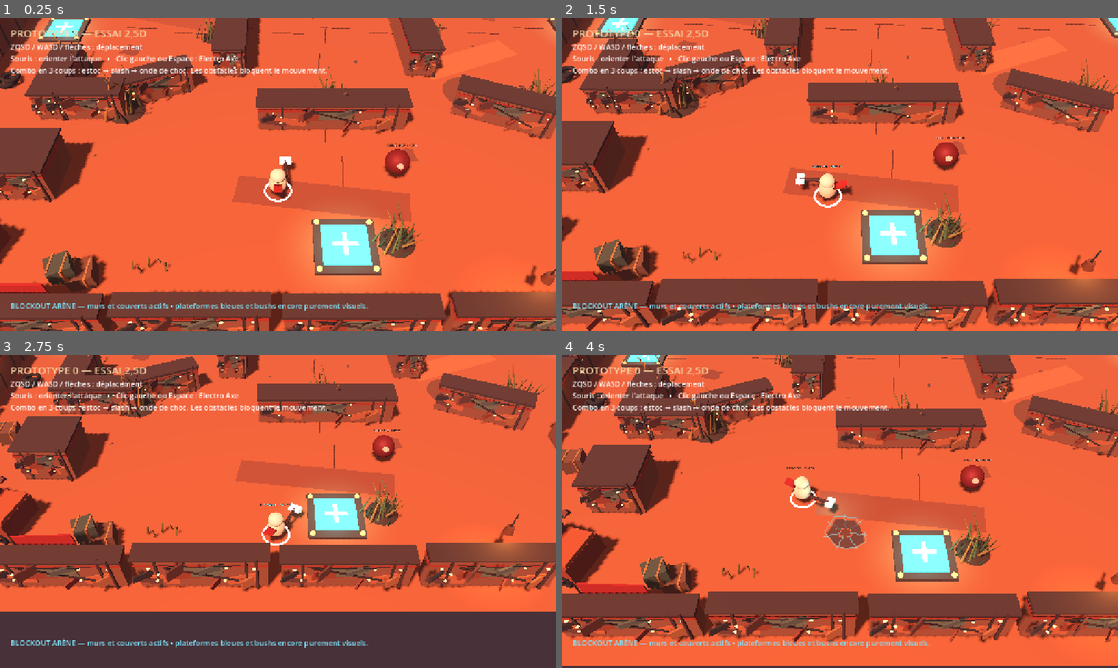
Above: before the commit, frames 1-4 (two rows, left to right).
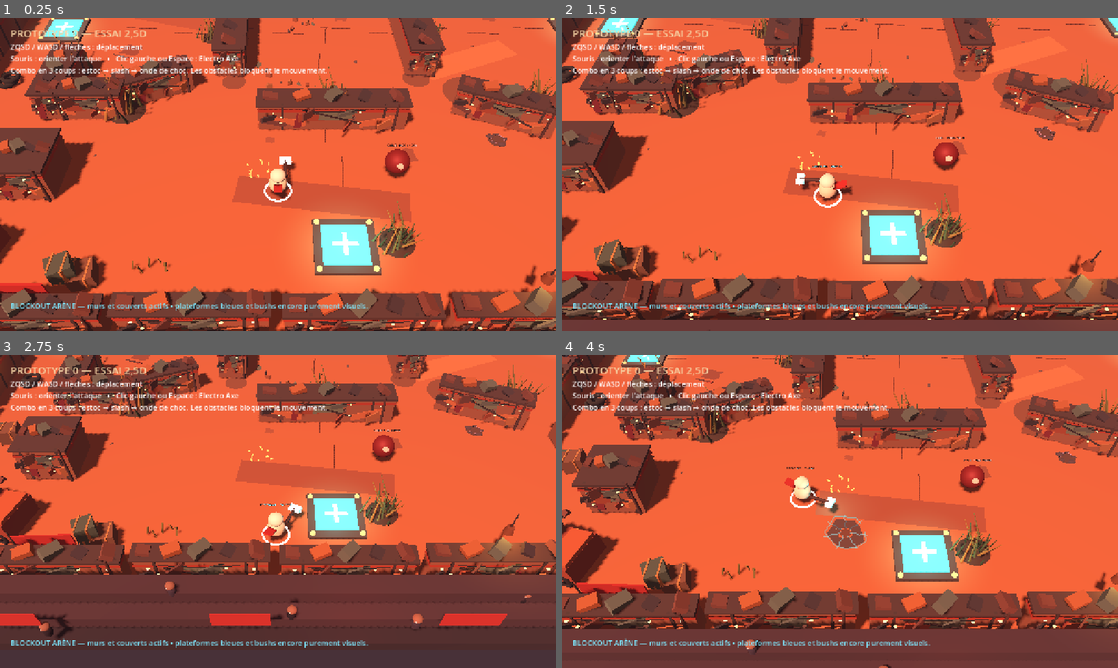
Above: after the commit, the same moments.

Repository: aKoMoses/PROTOTYPE-V0.1
Game: Godot game, scene res://scenes/main.tscn
The game is run twice, just before and just after one commit, with the same random seed, the same clock (stepped at 60 frames per second) and the same inputs.
Inputs (mouse positions are in pixels of both pictures, inside the frame that each line leads up to):
- Up to frame 1 (0.25 s): no input
- Up to frame 2 (1.5 s): move the mouse to (962, 158) at 0.52 s; hold D 0.53-1.28 s; hold Q 0.53-1.28 s; click (962, 158) at 0.67 s; tap Space at 0.77 s; move the mouse to (728, 190) at 1.27 s; hold S from 1.28 s (still down); tap Z at 1.35 s
- Up to frame 3 (2.75 s): tap Space at 1.52 s; move the mouse to (333, 442) at 2.02 s; release S at 2.03 s; hold D from 2.03 s (still down); hold Q from 2.03 s (still down)
- Up to frame 4 (4 s): move the mouse to (812, 574) at 2.77 s; release D at 2.78 s; release Q at 2.78 s; hold W 2.78-3.53 s; tap Z at 2.85 s; click (812, 574) at 2.92 s; tap Space at 3.02, 3.77 s; move the mouse to (1006, 558) at 3.52 s; hold A from 3.53 s (still down); hold Q from 3.53 s (still down)

The runs differ from the first frame. In frame 1, 5.9% of the frame differs, in the area x 0-100%, y 0-100%; in frame 2, 10%; in frame 3, 20%, in the area x 0-100%, y 0-91%; in frame 4, 18%.

Commit message:
Bring life and history to arena environment

Diff:
--- a/scripts/main.gd
+++ b/scripts/main.gd
@@ -149,6 +149,9 @@
 	_create_arena_skull("SkullNorthEast", Vector3(22.8, 0.0, -14.0), 0.72)
 	_create_arena_skull("SkullSouthWest", Vector3(-22.8, 0.0, 14.0), 0.72)
 	_create_arena_skull("SkullSouthEast", Vector3(22.8, 0.0, 14.0), 0.85)
+	_create_fight_story_marks()
+	_create_spectator_stands()
+	_create_arena_scoreboard()
 
 
 func _create_wrecked_vehicle(node_name: String, vehicle_position: Vector3, rotation_y: float, with_crates: bool) -> void:
@@ -382,6 +385,299 @@
 	add_child(root)
 
 
+func _create_fight_story_marks() -> void:
+	# Scars are deliberately placed away from the player spawn so they read as
+	# evidence of earlier matches instead of active gameplay indicators.
+	_create_blood_stain(Vector3(-7.8, 0.0, 3.8), 0.65, 0.23)
+	_create_blood_stain(Vector3(8.8, 0.0, -1.6), 0.55, 0.20)
+	_create_blood_stain(Vector3(1.8, 0.0, -2.0), 0.85, 0.24)
+	_create_blood_stain(Vector3(-4.0, 0.0, 12.8), 0.48, 0.22)
+	_create_scorch_mark(Vector3(-6.7, 0.0, 6.8), 0.72)
+	_create_scorch_mark(Vector3(6.6, 0.0, 6.4), 0.82)
+	_create_crater_story(Vector3(-10.0, 0.0, -11.8), 0.72)
+	_create_crater_story(Vector3(10.5, 0.0, 12.8), 0.56)
+	_create_shell_casings(Vector3(-4.6, 0.0, 15.5), 11)
+	_create_shell_casings(Vector3(4.8, 0.0, -14.5), 8)
+	_create_bullet_scar(Vector3(-21.9, 1.15, -4.0), 90.0)
+	_create_bullet_scar(Vector3(21.9, 1.0, 4.5), -90.0)
+	_create_broken_weapon(Vector3(-15.6, 0.0, 3.6), -22.0)
+	_create_broken_weapon(Vector3(15.5, 0.0, -4.0), 148.0)
+	_create_debris_field(Vector3(-3.8, 0.0, 7.0), 10, 2.2)
+	_create_debris_field(Vector3(4.4, 0.0, -6.5), 9, 1.9)
+	_create_debris_field(Vector3(-1.8, 0.0, -1.0), 7, 1.5)
+	_create_wall_graffiti(Vector3(-8.0, 1.15, -25.62), 0.0, Color("#d2b27d"))
+	_create_wall_graffiti(Vector3(8.5, 1.0, 25.62), 180.0, Color("#762e32"))
+	_create_wall_graffiti(Vector3(-25.62, 1.1, 7.0), 90.0, Color("#c5a06f"))
+	_create_wall_graffiti(Vector3(25.62, 1.1, -7.0), -90.0, Color("#762e32"))
+
+
+func _create_crater_story(crater_position: Vector3, radius: float) -> void:
+	var root := Node3D.new()
+	root.name = "OldFightCrater"
+	root.position = crater_position
+	var crater := MeshInstance3D.new()
+	var crater_mesh := CylinderMesh.new()
+	crater_mesh.top_radius = radius * 0.65
+	crater_mesh.bottom_radius = radius
+	crater_mesh.height = 0.08
+	crater.mesh = crater_mesh
+	crater.position.y = 0.05
+	crater.material_override = _create_transparent_material(Color("#30272a"), 0.58)
+	root.add_child(crater)
+	var ring := MeshInstance3D.new()
+	var ring_mesh := TorusMesh.new()
+	ring_mesh.inner_radius = radius * 0.72
+	ring_mesh.outer_radius = radius * 0.78
+	ring_mesh.rings = 10
+	ring_mesh.ring_segments = 18
+	ring.mesh = ring_mesh
+	ring.position.y = 0.11
+	ring.material_override = _material(Color("#713f39"), 0.94, Color("#2b2227"))
+	root.add_child(ring)
+	for index in range(5):
+		var rock := MeshInstance3D.new()
+		var rock_mesh := SphereMesh.new()
+		rock_mesh.radius = 0.13 + float(index % 2) * 0.08
+		rock_mesh.height = 0.22 + float(index % 2) * 0.12
+		rock.mesh = rock_mesh
+		var angle := TAU * float(index) / 5.0
+		rock.position = Vector3(cos(angle), 0.16, sin(angle)) * radius * 0.85
+		rock.scale = Vector3(1.2, 0.65, 0.9)
+		rock.material_override = _material(Color("#554645"), 0.96)
+		root.add_child(rock)
+	add_child(root)
+
+
+func _create_shell_casings(origin: Vector3, count: int) -> void:
+	var root := Node3D.new()
+	root.name = "SpentCasings"
+	root.position = origin
+	for index in range(count):
+		var casing := MeshInstance3D.new()
+		var casing_mesh := CylinderMesh.new()
+		casing_mesh.top_radius = 0.035
+		casing_mesh.bottom_radius = 0.055
+		casing_mesh.height = 0.18
+		casing.mesh = casing_mesh
+		var angle := float(index) * 2.37
+		casing.position = Vector3(cos(angle) * (0.5 + float(index % 4) * 0.22), 0.08, sin(angle) * (0.4 + float(index % 3) * 0.24))
+		casing.rotation_degrees = Vector3(70.0 + float(index % 3) * 15.0, float(index) * 37.0, 12.0)
+		casing.material_override = _material(Color("#d28a36"), 0.56, Color("#7a321f"))
+		root.add_child(casing)
+	add_child(root)
+
+
+func _create_bullet_scar(scar_position: Vector3, rotation_y: float) -> void:
+	var root := Node3D.new()
+	root.name = "BulletScar"
+	root.position = scar_position
+	root.rotation_degrees.y = rotation_y
+	for index in range(5):
+		var mark := MeshInstance3D.new()
+		var mark_mesh := CylinderMesh.new()
+		mark_mesh.top_radius = 0.10 + float(index % 2) * 0.04
+		mark_mesh.bottom_radius = 0.12 + float(index % 2) * 0.05
+		mark_mesh.height = 0.025
+		mark.mesh = mark_mesh
+		mark.position = Vector3(-0.65 + float(index) * 0.30, 0.0, 0.0)
+		mark.rotation_degrees = Vector3(90.0, 0.0, float(index) * 13.0)
+		mark.material_override = _create_transparent_material(Color("#251f22"), 0.65)
+		root.add_child(mark)
+	add_child(root)
+
+
+func _create_broken_weapon(weapon_position: Vector3, rotation_y: float) -> void:
+	var root := Node3D.new()
+	root.name = "BrokenWeapon"
+	root.position = weapon_position
+	root.rotation_degrees.y = rotation_y
+	var shaft := MeshInstance3D.new()
+	var shaft_mesh := CylinderMesh.new()
+	shaft_mesh.top_radius = 0.055
+	shaft_mesh.bottom_radius = 0.08
+	shaft_mesh.height = 1.35
+	shaft.mesh = shaft_mesh
+	shaft.rotation_degrees.z = 90.0
+	shaft.material_override = _material(Color("#51382f"), 0.9)
+	root.add_child(shaft)
+	var blade := MeshInstance3D.new()
+	var blade_mesh := BoxMesh.new()
+	blade_mesh.size = Vector3(0.45, 0.08, 0.22)
+	blade.mesh = blade_mesh
+	blade.position = Vector3(0.67, 0.0, 0.0)
+	blade.material_override = _material(Color("#9e4d36"), 0.82)
+	root.add_child(blade)
+	add_child(root)
+
+
+func _create_wall_graffiti(graffiti_position: Vector3, rotation_y: float, color: Color) -> void:
+	var root := Node3D.new()
+	root.name = "OldArenaGraffiti"
+	root.position = graffiti_position
+	root.rotation_degrees.y = rotation_y
+	var circle := MeshInstance3D.new()
+	var circle_mesh := TorusMesh.new()
+	circle_mesh.inner_radius = 0.35
+	circle_mesh.outer_radius = 0.44
+	circle_mesh.rings = 8
+	circle_mesh.ring_segments = 14
+	circle.mesh = circle_mesh
+	circle.position = Vector3(0.0, 0.0, 0.10)
+	circle.rotation_degrees.x = 90.0
+	circle.material_override = _material(color, 0.94)
+	root.add_child(circle)
+	var slash := MeshInstance3D.new()
+	var slash_mesh := BoxMesh.new()
+	slash_mesh.size = Vector3(0.12, 0.95, 0.07)
+	slash.mesh = slash_mesh
+	slash.position = Vector3(0.0, 0.0, 0.14)
+	slash.rotation_degrees.z = 28.0
+	slash.material_override = _material(color, 0.94)
+	root.add_child(slash)
+	for index in range(3):
+		var drip := MeshInstance3D.new()
+		var drip_mesh := BoxMesh.new()
+		drip_mesh.size = Vector3(0.06, 0.24 + float(index % 2) * 0.18, 0.05)
+		drip.mesh = drip_mesh
+		drip.position = Vector3(-0.5 + float(index) * 0.45, -0.30 - float(index % 2) * 0.10, 0.12)
+		drip.material_override = _material(color, 0.98)
+		root.add_child(drip)
+	add_child(root)
+
+
+func _create_debris_field(field_position: Vector3, count: int, radius: float) -> void:
+	var root := Node3D.new()
+	root.name = "LooseDebrisField"
+	root.position = field_position
+	var colors := [Color("#5b4942"), Color("#8c5535"), Color("#6d725f"), Color("#9a6b43")]
+	for index in range(count):
+		var piece := MeshInstance3D.new()
+		var piece_mesh := BoxMesh.new()
+		piece_mesh.size = Vector3(0.18 + float(index % 3) * 0.14, 0.10 + float(index % 2) * 0.11, 0.16 + float(index % 4) * 0.08)
+		piece.mesh = piece_mesh
+		var angle := float(index) * 2.11
+		var distance := radius * (0.25 + float((index * 3) % 7) / 7.0)
+		piece.position = Vector3(cos(angle) * distance, 0.10 + float(index % 2) * 0.08, sin(angle) * distance)
+		piece.rotation_degrees = Vector3(float(index) * 22.0, float(index) * 41.0, float(index) * 13.0)
+		piece.material_override = _material(colors[index % colors.size()], 0.95)
+		root.add_child(piece)
+	add_child(root)
+
+
+func _create_spectator_stands() -> void:
+	_create_spectator_side("SpectatorsNorth", Vector3(0.0, 0.0, -29.0), 0.0, Color("#a43832"))
+	_create_spectator_side("SpectatorsSouth", Vector3(0.0, 0.0, 29.0), 180.0, Color("#a43832"))
+	_create_spectator_side("SpectatorsWest", Vector3(-29.0, 0.0, 0.0), 90.0, Color("#3e6670"))
+	_create_spectator_side("SpectatorsEast", Vector3(29.0, 0.0, 0.0), -90.0, Color("#3e6670"))
+
+
+func _create_spectator_side(node_name: String, side_position: Vector3, rotation_y: float, banner_color: Color) -> void:
+	var root := Node3D.new()
+	root.name = node_name
+	root.position = side_position
+	root.rotation_degrees.y = rotation_y
+	for tier in range(3):
+		var stand := MeshInstance3D.new()
+		var stand_mesh := BoxMesh.new()
+		stand_mesh.size = Vector3(45.0, 0.75, 1.05)
+		stand.mesh = stand_mesh
+		stand.position = Vector3(0.0, 0.40 + float(tier) * 0.78, 0.42 + float(tier) * 0.85)
+		stand.material_override = _material(Color("#332c30") if tier == 0 else Color("#47363a"), 0.98)
+		root.add_child(stand)
+	for index in range(8):
+		var local_x := -19.0 + float(index) * 5.45
+		var audience := Node3D.new()
+		audience.position = Vector3(local_x, 1.25 + float(index % 2) * 0.72, 0.10 + float(index % 3) * 0.82)
+		var body := MeshInstance3D.new()
+		var body_mesh := CapsuleMesh.new()
+		body_mesh.radius = 0.20
+		body_mesh.height = 0.58
+		body.mesh = body_mesh
+		body.position.y = 0.35
+		body.material_override = _material(Color("#241f24") if index % 2 == 0 else Color("#3d3540"), 1.0)
+		audience.add_child(body)
+		var head := MeshInstance3D.new()
+		var head_mesh := SphereMesh.new()
+		head_mesh.radius = 0.22
+		head_mesh.height = 0.36
+		head.mesh = head_mesh
+		head.position.y = 0.83
+		head.material_override = _material(Color("#8c6450"), 0.95)
+		audience.add_child(head)
+		var eye := MeshInstance3D.new()
+		var eye_mesh := SphereMesh.new()
+		eye_mesh.radius = 0.045
+		eye_mesh.height = 0.07
+		eye.mesh = eye_mesh
+		eye.position = Vector3(0.10, 0.86, -0.18)
+		eye.material_override = _material(banner_color, 0.3, banner_color)
+		audience.add_child(eye)
+		root.add_child(audience)
+		var wave := create_tween().set_loops()
+		wave.tween_property(audience, "rotation_degrees", Vector3(0.0, 0.0, 4.0 if index % 2 == 0 else -4.0), 0.9 + float(index % 3) * 0.15).set_trans(Tween.TRANS_SINE)
+		wave.tween_property(audience, "rotation_degrees", Vector3.ZERO, 0.9 + float(index % 2) * 0.20).set_trans(Tween.TRANS_SINE)
+	for flag_index in range(4):
+		var flag := MeshInstance3D.new()
+		var flag_mesh := BoxMesh.new()
+		flag_mesh.size = Vector3(2.6, 1.0, 0.06)
+		flag.mesh = flag_mesh
+		flag.position = Vector3(-15.0 + float(flag_index) * 10.0, 2.65, 0.12)
+		flag.material_override = _material(banner_color, 0.96)
+		root.add_child(flag)
+		var flag_tween := create_tween().set_loops()
+		flag_tween.tween_property(flag, "rotation_degrees", Vector3(0.0, 0.0, 3.0), 1.2).set_trans(Tween.TRANS_SINE)
+		flag_tween.tween_property(flag, "rotation_degrees", Vector3(0.0, 0.0, -3.0), 1.0).set_trans(Tween.TRANS_SINE)
+	var spot := OmniLight3D.new()
+	spot.position = Vector3(0.0, 3.2, -0.15)
+	spot.light_color = banner_color
+	spot.light_energy = 0.75
+	spot.omni_range = 9.0
+	spot.set_meta("base_energy", 0.75)
+	_flicker_lights.append(spot)
+	root.add_child(spot)
+	add_child(root)
+
+
+func _create_arena_scoreboard() -> void:
+	var root := Node3D.new()
+	root.name = "ArenaScoreboard"
+	root.position = Vector3(0.0, 0.0, -28.1)
+	var frame := MeshInstance3D.new()
+	var frame_mesh := BoxMesh.new()
+	frame_mesh.size = Vector3(8.8, 3.1, 0.55)
+	frame.mesh = frame_mesh
+	frame.position.y = 2.8
+	frame.material_override = _material(Color("#29252b"), 0.88)
+	root.add_child(frame)
+	var screen := MeshInstance3D.new()
+	var screen_mesh := BoxMesh.new()
+	screen_mesh.size = Vector3(7.1, 1.75, 0.08)
+	screen.mesh = screen_mesh
+	screen.position = Vector3(0.0, 2.82, 0.32)
+	screen.material_override = _material(Color("#2c8790"), 0.22, Color("#28dce5"))
+	root.add_child(screen)
+	for index in range(4):
+		var bar := MeshInstance3D.new()
+		var bar_mesh := BoxMesh.new()
+		bar_mesh.size = Vector3(0.30 + float(index % 2) * 0.22, 0.16, 0.09)
+		bar.mesh = bar_mesh
+		bar.position = Vector3(-2.6 + float(index) * 1.72, 2.85 + float(index % 2) * 0.35, 0.40)
+		bar.material_override = _material(Color("#e2a34c") if index % 2 == 0 else Color("#e34e4c"), 0.28, Color("#ff6d4e"))
+		root.add_child(bar)
+	for side in [-1.0, 1.0]:
+		var cable := MeshInstance3D.new()
+		var cable_mesh := CylinderMesh.new()
+		cable_mesh.top_radius = 0.04
+		cable_mesh.bottom_radius = 0.04
+		cable_mesh.height = 2.6
+		cable.mesh = cable_mesh
+		cable.position = Vector3(side * 4.0, 1.4, 0.0)
+		cable.rotation_degrees.z = side * -8.0
+		cable.material_override = _material(Color("#211d22"), 0.96)
+		root.add_child(cable)
+	add_child(root)
+
+
 func _create_ground_details() -> void:
 	# Broad, low-contrast stains give the sand a hand-painted variation without
 	# needing external textures. They remain below the player and never collide.
@@ -667,6 +963,33 @@
 	cap.position.y = size.y * 0.53
 	cap.material_override = _material(Color("#4b3a34"), 0.8)
 	body.add_child(cap)
+	# Break the perfectly straight silhouette with loose scrap jutting above the
+	# cover. These pieces are decorative; the single collision remains unchanged.
+	var top_debris_colors := [Color("#6b4538"), Color("#9b5d35"), Color("#5c6558"), Color("#3f3737")]
+	for index in range(5):
+		var chunk := MeshInstance3D.new()
+		var chunk_mesh := BoxMesh.new()
+		var chunk_width := clampf(maxf(size.x, size.z) * (0.10 + float(index % 3) * 0.04), 0.20, 1.0)
+		var chunk_height := 0.22 + float(index % 3) * 0.16
+		if size.x >= size.z:
+			chunk_mesh.size = Vector3(chunk_width, chunk_height, clampf(size.z * 0.70, 0.18, 0.65))
+			chunk.position = Vector3(-size.x * 0.42 + float(index) * size.x * 0.21, size.y * 0.58 + chunk_height * 0.35, 0.0)
+		else:
+			chunk_mesh.size = Vector3(clampf(size.x * 0.70, 0.18, 0.65), chunk_height, chunk_width)
+			chunk.position = Vector3(0.0, size.y * 0.58 + chunk_height * 0.35, -size.z * 0.42 + float(index) * size.z * 0.21)
+		chunk.mesh = chunk_mesh
+		chunk.rotation_degrees = Vector3(-4.0 + float(index) * 9.0, float(index) * 23.0, -11.0 + float(index % 2) * 19.0)
+		chunk.material_override = _material(top_debris_colors[index % top_debris_colors.size()], 0.9)
+		body.add_child(chunk)
+	if int(node_name.length()) % 3 != 0:
+		var torn_cloth := MeshInstance3D.new()
+		var cloth_mesh := BoxMesh.new()
+		cloth_mesh.size = Vector3(0.44, 1.15, 0.05)
+		torn_cloth.mesh = cloth_mesh
+		torn_cloth.position = Vector3(-size.x * 0.23, -0.20, size.z * 0.54)
+		torn_cloth.rotation_degrees.z = -8.0
+		torn_cloth.material_override = _material(Color("#762d2e"), 0.97)
+		body.add_child(torn_cloth)
 	var post_count := 2 if size.x >= size.z else 3
 	for index in range(post_count):
 		var post := MeshInstance3D.new()
